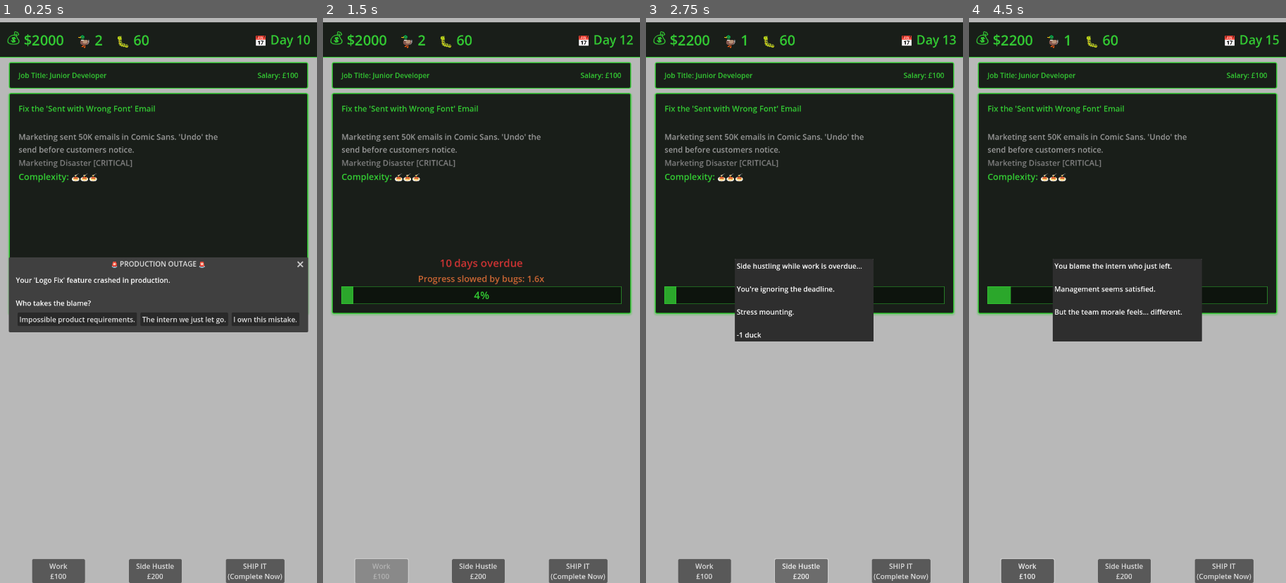
Above: before the commit, frames 1-4 (left to right).
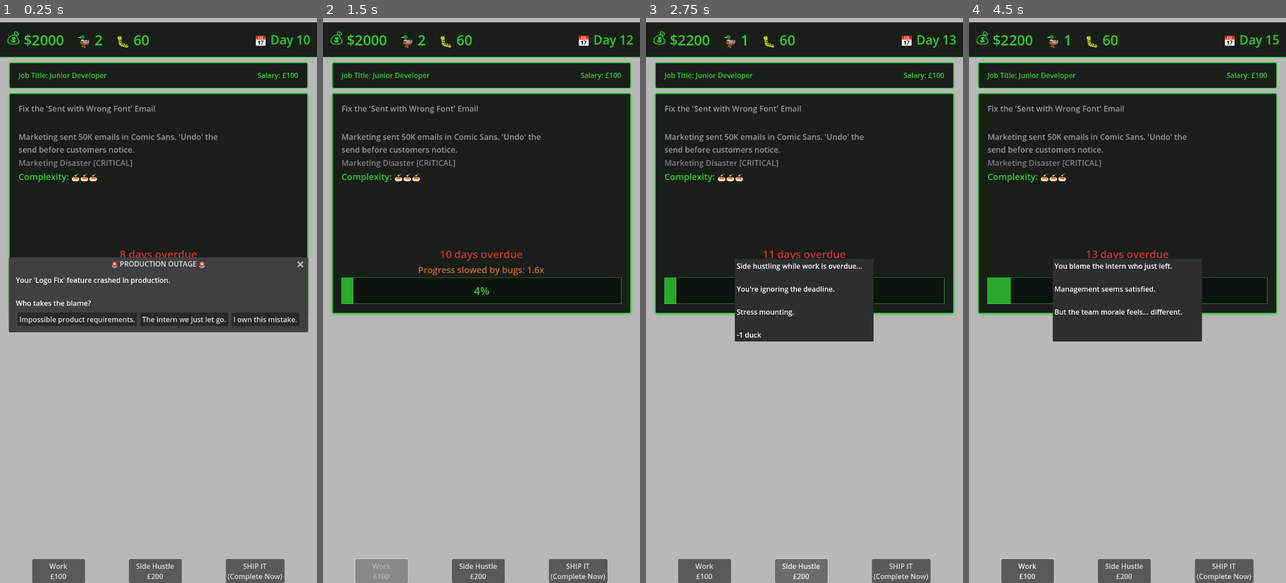
Above: after the commit, the same moments.

Repository: lmchoi/alt-f-this
Game: Godot game, scene res://scenes/game_ui.tscn
Two runs of this game, one before a commit and one after it. Both use one fixed random seed, a clock stepped at 60 frames per second and the inputs below.
Inputs:
- Up to frame 1 (0.25 s): no input
- Up to frame 2 (1.5 s): click "The intern we just let go." at 0.5 s; click "Work £100" at 1.25 s
- Up to frame 3 (2.75 s): click "Side Hustle £200" at 2 s
- Up to frame 4 (4.5 s): click "SHIP IT (Complete Now)" at 2.75 s; click "Work £100" at 3.5 s; click "The intern we just let go." at 4.25 s

The runs differ from the first frame. In frame 1, 0.3% of the frame differs, in the area x 6-63%, y 15-43%; in frame 2, 1.3%, in the area x 5-95%, y 15-50%; in frame 3, 0.5%; in frame 4, 0.6%.

Commit message:
Increase progress bar height to 60px for better visibility
🤖 Generated with [Claude Code](https://claude.com/claude-code)

Co-Authored-By: Claude <noreply@anthropic.com>

Diff:
--- a/scenes/task_panel.tscn
+++ b/scenes/task_panel.tscn
@@ -62,8 +62,8 @@
 custom_minimum_size = Vector2(500, 60)
 layout_mode = 2
 size_flags_horizontal = 0
-theme_override_colors/font_color = Color(0.2, 0.8, 0.2, 1)
-theme_override_font_sizes/font_size = 18
+theme_override_colors/font_color = Color(0.6, 0.6, 0.6, 1)
+theme_override_font_sizes/font_size = 14
 text = "Fix CEO's PowerPoint"
 autowrap_mode = 3
 
@@ -114,7 +114,7 @@
 
 [node name="ProgressBar" type="ProgressBar" parent="MarginContainer/MainContainer"]
 unique_name_in_owner = true
-custom_minimum_size = Vector2(0, 40)
+custom_minimum_size = Vector2(0, 60)
 layout_mode = 2
 size_flags_vertical = 1
 theme_override_colors/font_color = Color(0.2, 0.8, 0.2, 1)
